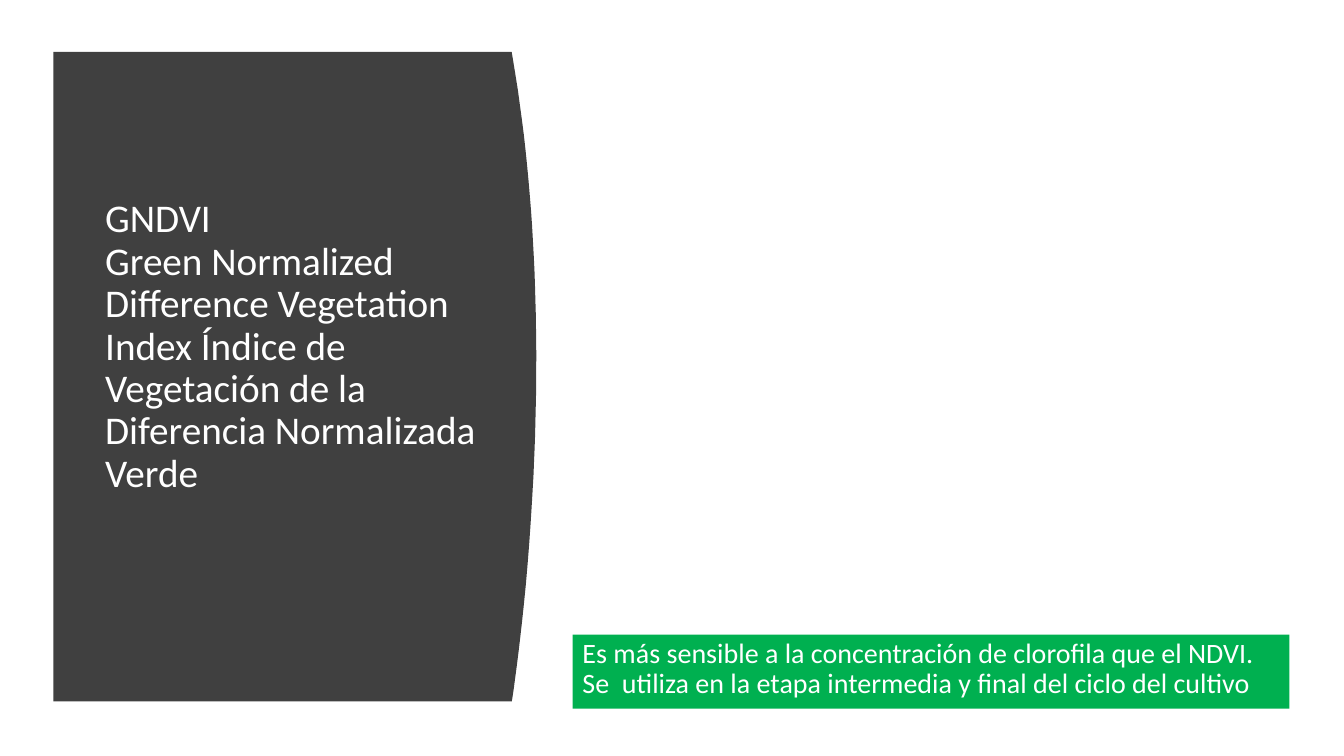
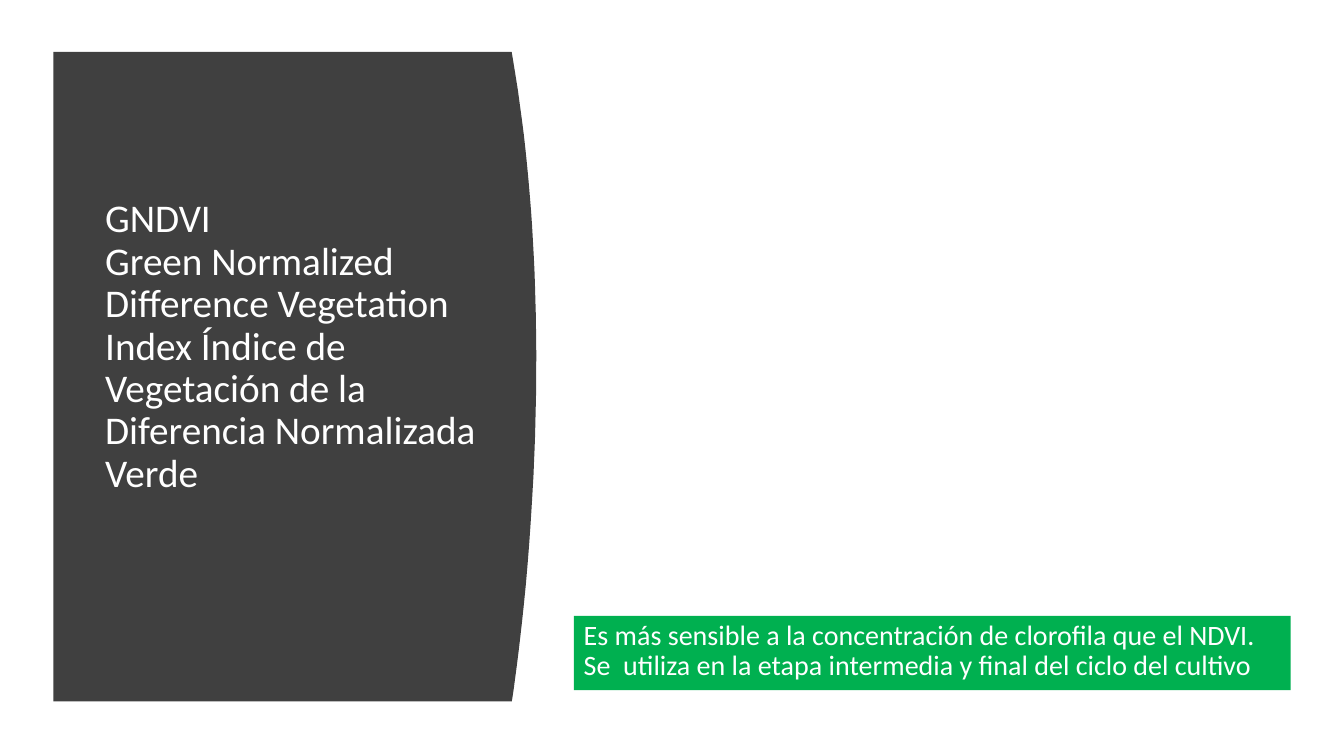
Before and after one commit to Sud-Austral/DATA-AGRO, a slide deck: slide 9 of Repositorio Agricultura/Aplicaciones para google engine/Geomática Agrícola_monitoreo_suelo_planta_agua_app_4_12.pptx. Drawn at 1344x756 pixels with LibreOffice and Linux fonts; fonts in the diff are those of the drawing; grey boxes stand for pictures. Boxes give left, top, right and bottom in pixels: in the first picture for what was removed or moved away, otherwise in the second. Text is boxed around its words. In the diff, an @@ line names an element or a change of style, - is before the commit and + after.

```diff
--- a/Repositorio Agricultura/Aplicaciones para google engine/Geomática Agrícola_monitoreo_suelo_planta_agua_app_4_12.pptx
+++ b/Repositorio Agricultura/Aplicaciones para google engine/Geomática Agrícola_monitoreo_suelo_planta_agua_app_4_12.pptx
@@ rectangle "Es más sensible a la ...": place and size @@
-rectangle "Es más sensible a la ..." at [573,635,1290,710]
+rectangle "Es más sensible a la ..." at [574,616,1291,691]
```
Also in this commit, not shown: 2 other slides changed, 5 other files.
